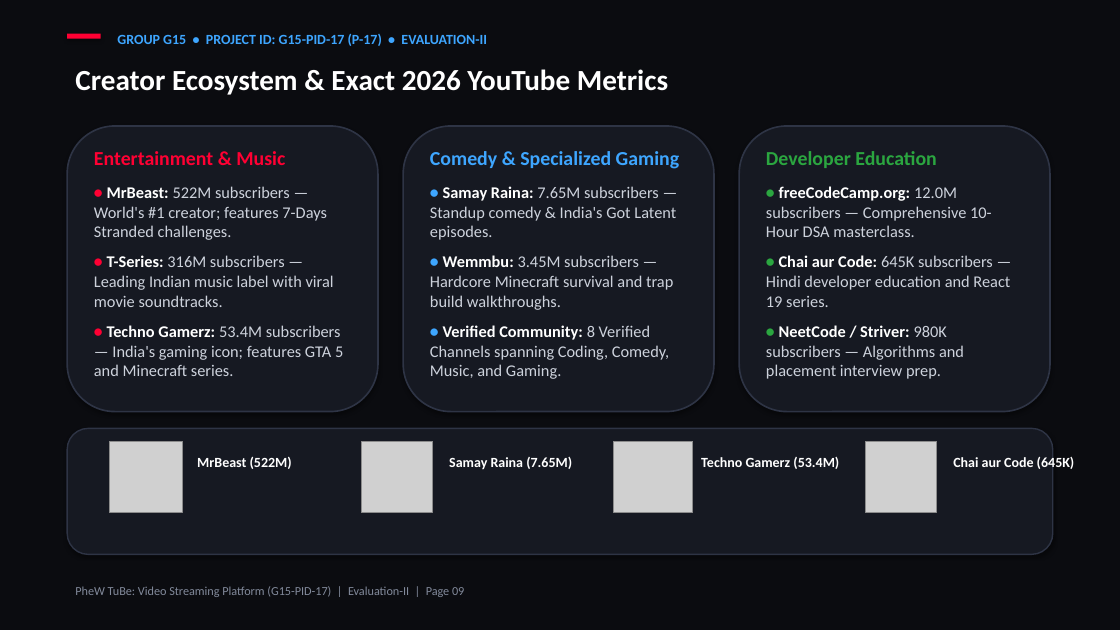
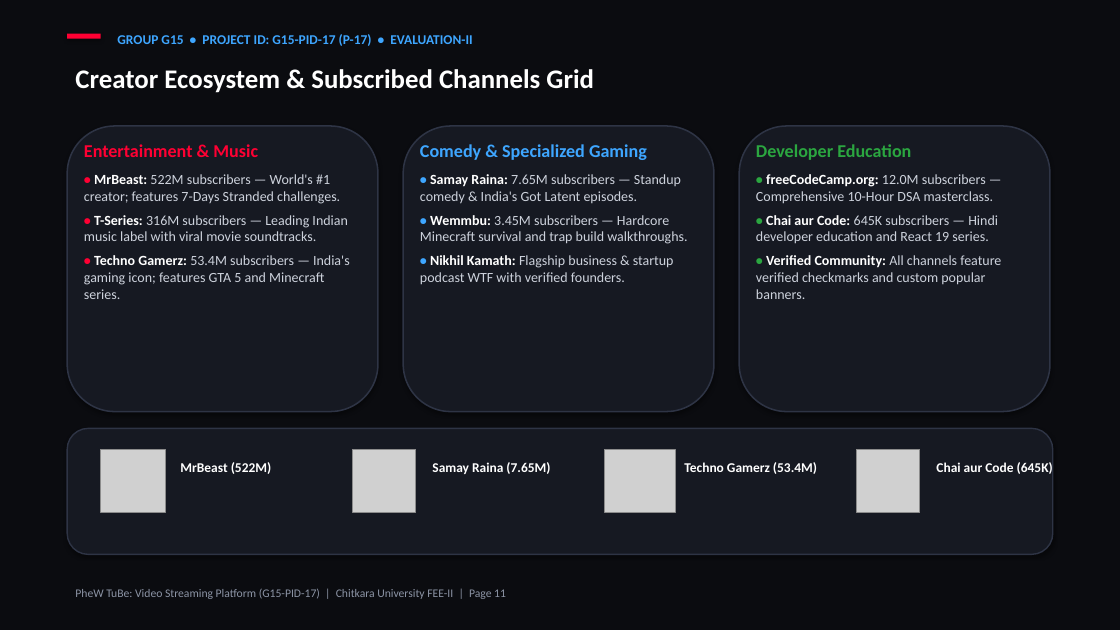
Before and after one commit to kishan-777/Front-End-Engineering_Evaluation-based-project, a slide deck: slide 11 of G15-PID-17.pptx (slide 9 before the commit). Drawn at 1120x630 pixels with LibreOffice and Linux fonts; fonts in the diff are those of the drawing; grey boxes stand for pictures. Boxes give left, top, right and bottom in pixels: in the first picture for what was removed or moved away, otherwise in the second. Text is boxed around its words. In the diff, an @@ line names an element or a change of style, - is before the commit and + after.

Commit message:
Fix all PPT distortions, image overlaps, Chitkara logo visibility, and add Phase 2 Protected Routing and Infinite Scroll slides

```diff
--- a/G15-PID-17.pptx
+++ b/G15-PID-17.pptx
@@ text at (x1=75, y1=69, x2=594, y2=93): text changed; size 25 to 23 pt @@
-Creator Ecosystem & Exact 2026 YouTube Metrics
+Creator Ecosystem & Subscribed Channels Grid
@@ text "Entertainment & Music" at (x1=84, y1=144, x2=350, y2=299): size 17 to 15.5 pt in "Entertainment & Music"; size 15 to 12 pt in "•", "•", "•"; size 14 to 12 pt; less space between paragraphs @@
@@ text at (x1=420, y1=144, x2=687, y2=244): size 17 to 15.5 pt in "Comedy & Specialized Gaming"; size 15 to 12 pt in "•", "•"; size 14 to 12 pt in "Samay Raina: 7.65M subscribers — Standup comedy ...", "Wemmbu: 3.45M subscribers — Hardcore Minecraft survival ..."; less space between paragraphs @@
@@ outline #2E3445 1.4 pt to #2E3445 1.3 pt in 3 elements at (x1=67, y1=126, x2=378, y2=412), (x1=403, y1=126, x2=714, y2=412), (x1=739, y1=126, x2=1050, y2=412) @@
@@ text at (x1=756, y1=144, x2=998, y2=244): size 17 to 15.5 pt in "Developer Education"; size 15 to 12 pt in "•", "•"; size 14 to 12 pt in "freeCodeCamp.org: 12.0M subscribers — Comprehensive 10-Hour  ...", "Chai aur Code: 645K subscribers — Hindi ..."; less space between paragraphs @@
@@ text at (x1=420, y1=255, x2=674, y2=285): text changed; size 14 to 12 pt @@
-• Verified Community: 8 Verified Channels spanning Coding, Comedy, Music, and Gaming.
+• Nikhil Kamath: Flagship business & startup podcast WTF with verified founders.
@@ text at (x1=756, y1=255, x2=1001, y2=299): text changed; size 14 to 12 pt @@
-• NeetCode / Striver: 980K subscribers — Algorithms and placement interview prep.
+• Verified Community: All channels feature verified checkmarks and custom popular banners.
@@ picture resized from (x1=109, y1=441, x2=182, y2=513) to (x1=101, y1=450, x2=166, y2=513) @@
@@ picture resized from (x1=361, y1=441, x2=433, y2=513) to (x1=353, y1=450, x2=416, y2=513) @@
@@ picture resized from (x1=613, y1=441, x2=693, y2=513) to (x1=605, y1=450, x2=676, y2=513) @@
@@ picture resized from (x1=865, y1=441, x2=937, y2=513) to (x1=857, y1=450, x2=920, y2=513) @@
@@ size 12 to 11.5 pt in 5 elements at (x1=117, y1=34, x2=472, y2=46), (x1=180, y1=462, x2=272, y2=474), (x1=432, y1=462, x2=550, y2=474), (x1=684, y1=462, x2=817, y2=474), (x1=936, y1=462, x2=1053, y2=474) @@
@@ 4 texts moved together from (x1=197, y1=457, x2=1075, y2=470) to (x1=180, y1=462, x2=1053, y2=474) @@
@@ text at (x1=75, y1=589, x2=506, y2=599): text changed; size 10.5 to 10 pt; text colour #828A9B to #8C94A5 @@
-PheW TuBe: Video Streaming Platform (G15-PID-17) | Evaluation-II | Page 09
+PheW TuBe: Video Streaming Platform (G15-PID-17) | Chitkara University FEE-II | Page 11
```
Also in this commit, not shown: 10 other slides changed, 3 slides added, 1 slide removed, 1 other file.
